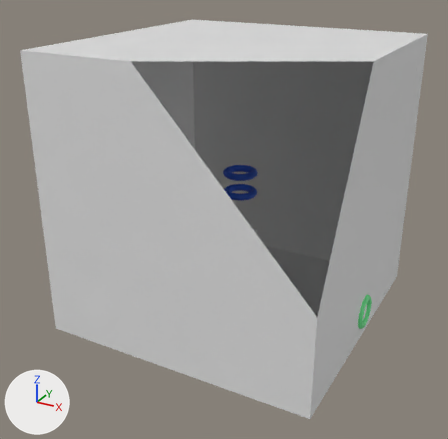
Renders of the glTF model resources/gltf/Level5.glb from each side of a commit.
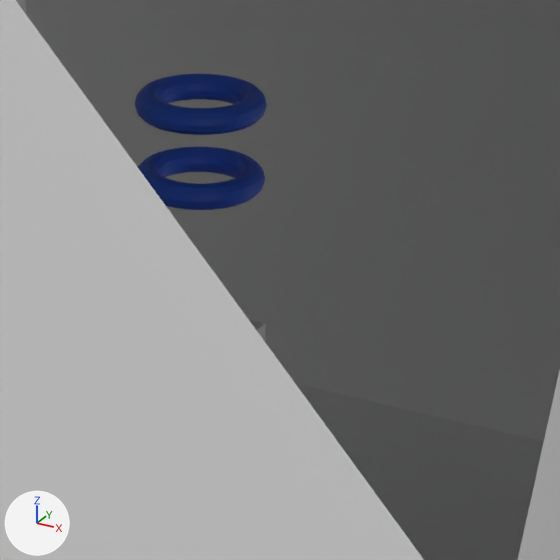
There are two pictures of each version: one whole from a camera (50 mm lens) standing at (19.6, -38.0, 15.8) and looking at (-0.5, -1.6, -2.5), one close up on the part from 42% to 75% of the width and 33% to 66% of the height. Every picture has the same lights, and +X, +Y and +Z are marked at lower left. Everything nearer to the camera than a plane just in front of the edit is cut away. Where no turn or scale is listed for an object, it has been applied to the vertices. Vertices at the same position are counted once.
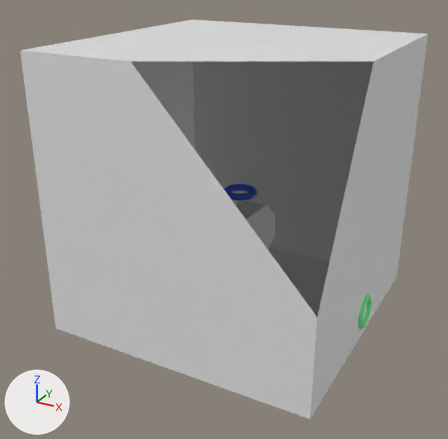
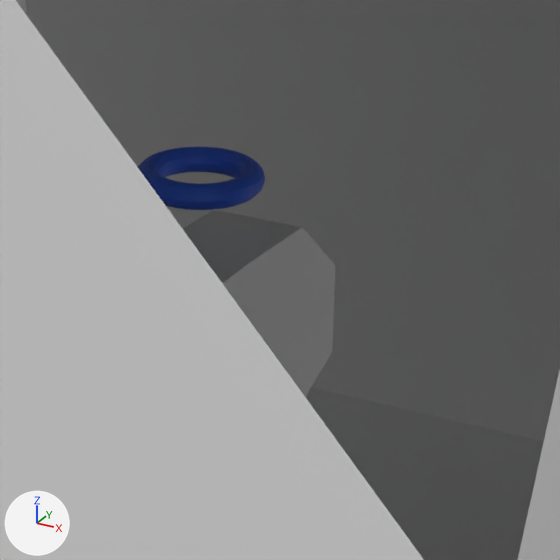
Where the newer file only moved an object's origin or applied its transform, the numbers keep the older frame.

Pixel boxes (x1, y1, x2, y2) of what changed, in the close-ups (560 x 560 px):
```json
{"object": "TestCube", "change": "reshaped, moved", "before": [249, 319, 266, 341], "after": [183, 210, 335, 397]}
{"object": "spawn.009", "change": "deleted", "before": [135, 74, 267, 135], "on screen": "blue"}
```

Edits to the scene script, one JSON object a line:
```json
{"block": "me_testcube", "where": "# used by ob_testcube; location = (0.0, 0.0, 0.0)"}
{"op": "remove", "block": "me_testcube", "code": "me_testcube.from_pydata(...)  # 8 vertices, 12 faces; spans x -1.0..1.0, y -1.0..1.0, z -6.0..-4.0"}
{"op": "add", "block": "me_testcube", "code": "me_testcube.from_pydata(...)  # 20 vertices, 36 faces; spans x -1.0..1.0, y -3.9..4.09, z -2.96..2.63"}
{"block": "me_testcube", "change": "me_testcube part 1: the whole mesh is rebuilt"}
{"op": "remove", "block": "ob_spawn_009", "code": ["ob_spawn_009 = bpy.data.objects.new('spawn.009', me_torus_019)", "ob_spawn_009.location = (0.0, 0.0, 0.0)"]}
{"op": "set", "path": "ob_testcube.location", "old": "(0.0, 0.0, 0.0)", "new": "(0.0, 0.23, -5.02)"}
```
